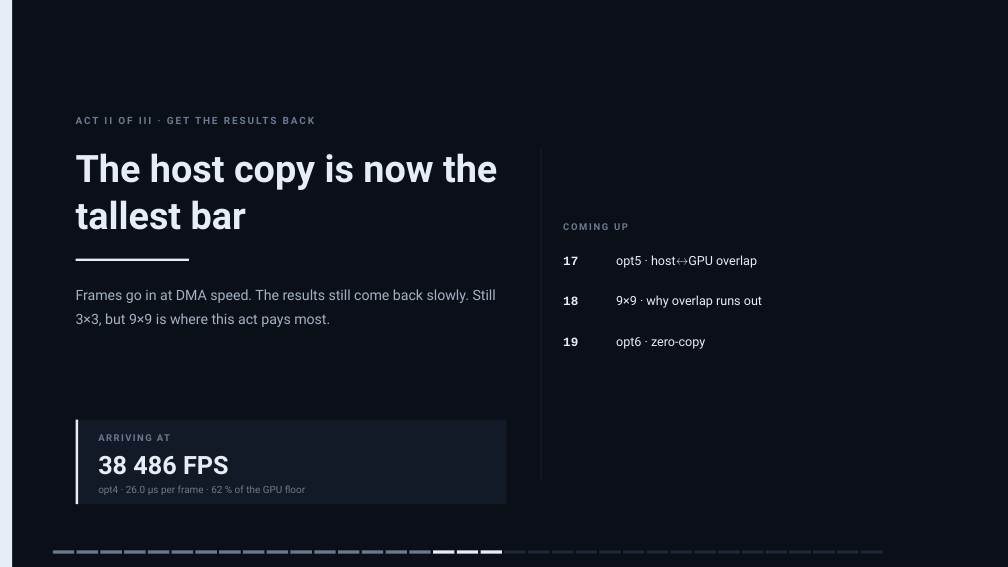
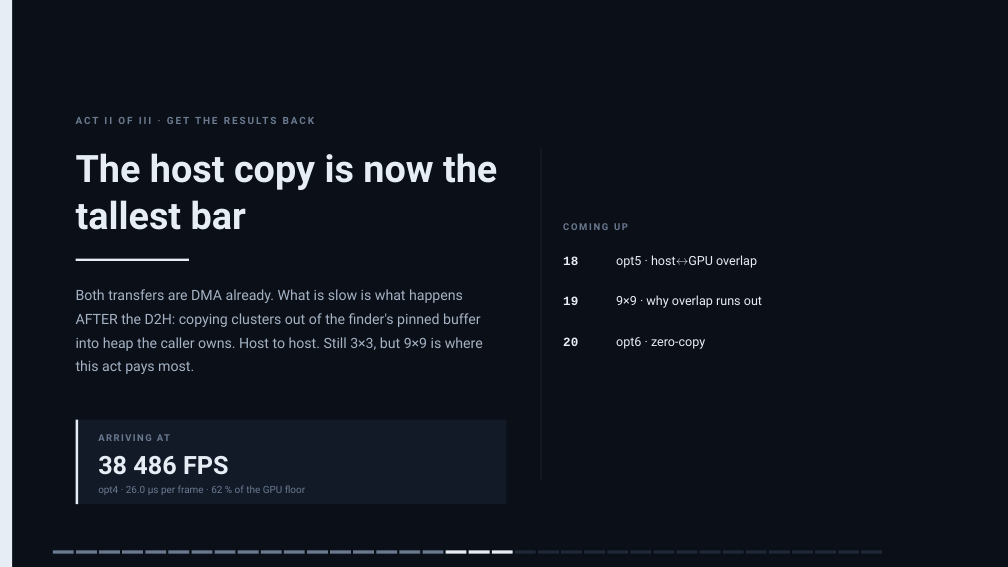
Before and after one commit to slsdetectorgroup/aare, a slide deck: slide 20 of docs/cf_cuda_performance.pptx (slide 19 before the commit). Drawn at 1008x567 pixels with LibreOffice and Linux fonts; fonts in the diff are those of the drawing. Boxes give left, top, right and bottom in pixels: in the first picture for what was removed or moved away, otherwise in the second. Text is boxed around its words. In the diff, an @@ line names an element or a change of style, - is before the commit and + after.

```diff
--- a/docs/cf_cuda_performance.pptx
+++ b/docs/cf_cuda_performance.pptx
@@ text "18": place and size @@
-text "18" at <box>563,296,578,305</box>
+text "18" at <box>563,256,578,265</box>
@@ text removed at <box>563,256,578,265</box> @@
-17
@@ text at <box>76,289,483,374</box>: text changed @@
-Frames go in at DMA speed. The results still come back slowly. Still 3×3, but 9×9 is where this act pays most.
+Both transfers are DMA already. What is slow is what happens AFTER the D2H: copying clusters out of the finder's pinned buffer into heap the caller owns. Host to host. Still 3×3, but 9×9 is where this act pays most.
@@ text "19": place and size @@
-text "19" at <box>563,337,578,346</box>
+text "19" at <box>563,296,578,305</box>
@@ text added at <box>563,337,578,346</box>, 12 pt, text #E7EDF4, bold @@
+20
@@ 5 rectangles: place and size @@
-5 rectangles at <box>196,551,312,554</box>
+5 rectangles at <box>191,551,306,554</box>
@@ rectangle at <box>423,551,444,554</box>: fill #E7EDF4 to #6B7A90 @@
@@ 9 rectangles: place and size @@
-9 rectangles at <box>315,551,526,554</box>
+9 rectangles at <box>307,551,513,554</box>
@@ rectangle at <box>492,551,513,554</box>: fill #1E2836 to #E7EDF4 @@
@@ 6 rectangles: place and size @@
-6 rectangles at <box>529,551,668,554</box>
+6 rectangles at <box>515,551,652,554</box>
@@ 7 rectangles: place and size @@
-7 rectangles at <box>671,551,835,554</box>
+7 rectangles at <box>653,551,814,554</box>
```
Also in this commit, not shown: 52 other slides changed, 1 slide added, 11 other files.
